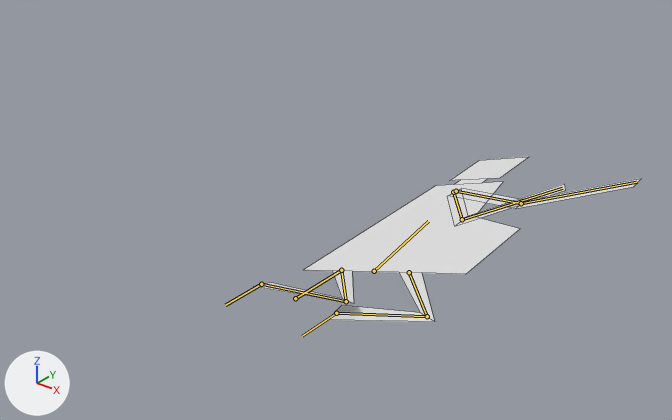
Before and after pictures for a commit that changed the Blender file Shapes/fatman.blend.
Before and after are seen from a 50 mm lens placed at (0.843, -0.951, 0.771), pointed at (-0.174, 0.32, -0.018). Arrows for +X, +Y and +Z are at lower left; the lights stay in place. Both versions are drawn at frame 25 of the action 'Backflip'; the numbers are the values there. The bones that bend it are drawn over the model as lines. Mesh edges are drawn as thin lines.

Names of what the first picture shows: 'Fatman'.
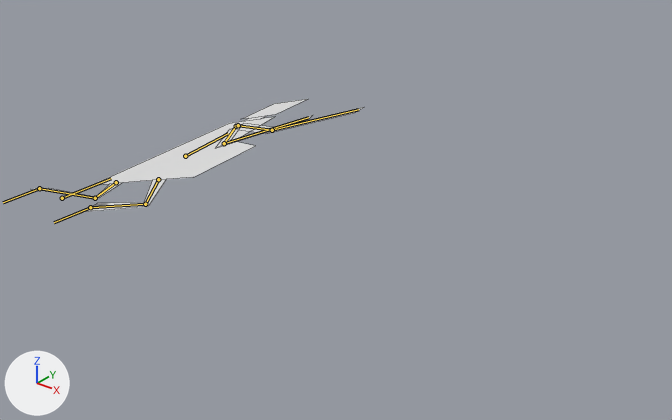
What the commit changed:
Object 'Armature' (bone_rig_object) moves from (0.0, 0.0, 0.0) to (-0.6, 0.0, 0.0).

What differs and where, as boxes (x1, y1, x2, y2) in the pictures (672 x 420 px):
'Fatman', posed (14% narrower, 31% shorter)
    before: (254, 157, 641, 322)
    after: (33, 99, 364, 212)
